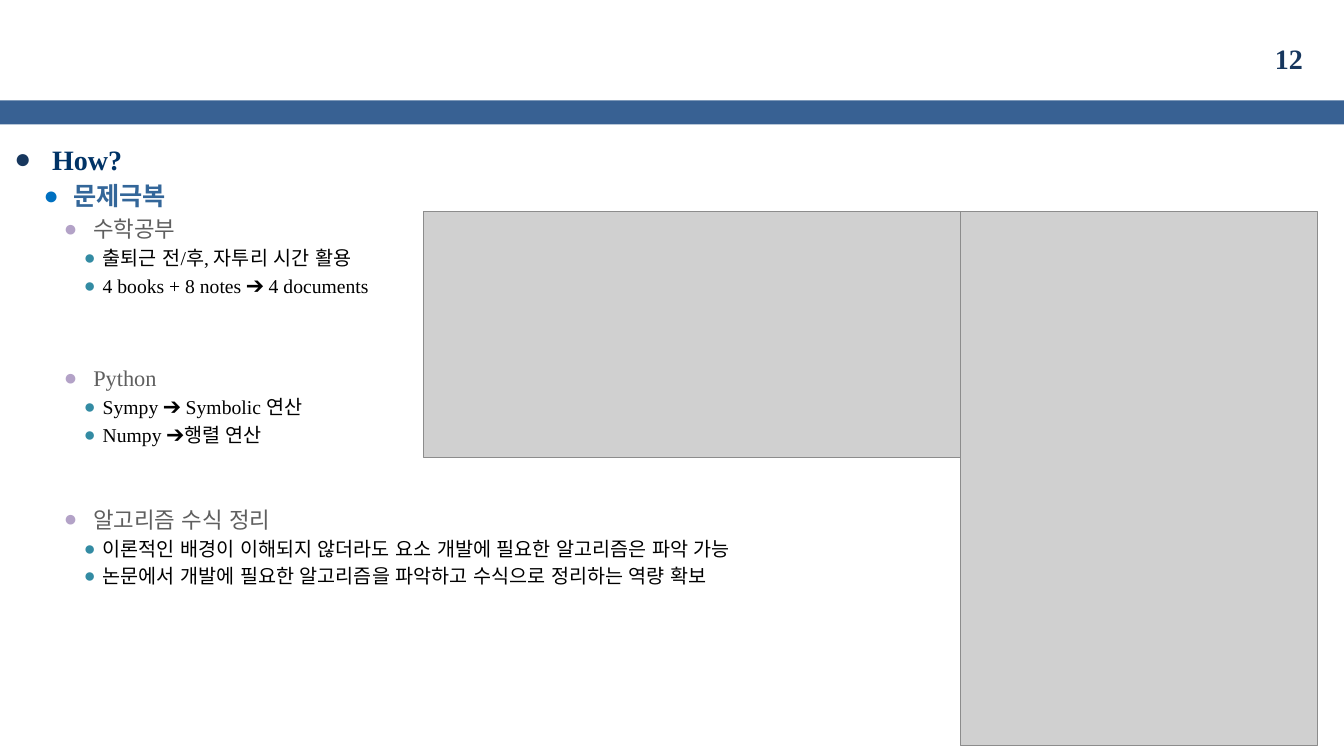
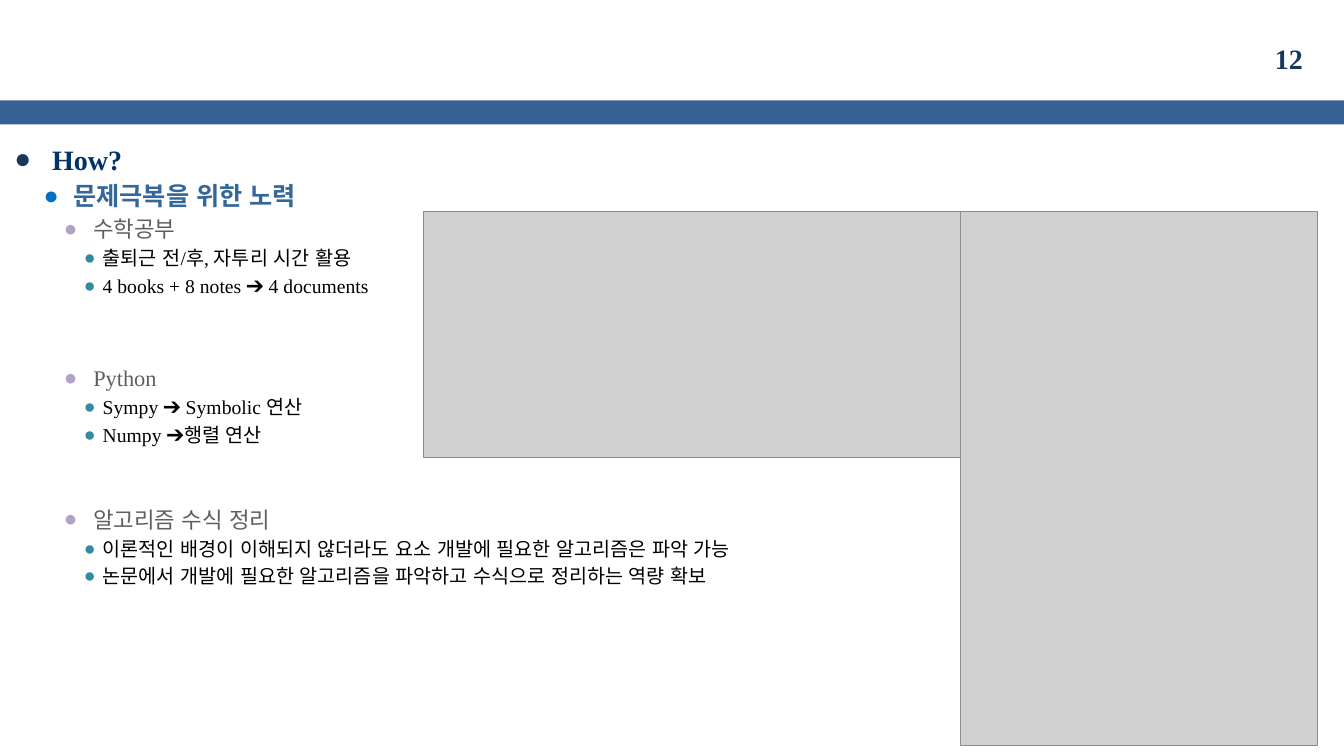
Before and after one commit to kms0523/Study, a slide deck: slide 12 of 발표자료/성과발표(중간).pptx. Drawn at 1344x756 pixels with LibreOffice and Linux fonts; fonts in the diff are those of the drawing; grey boxes stand for pictures; background and template pictures are left out. Boxes give left, top, right and bottom in pixels: in the first picture for what was removed or moved away, otherwise in the second. Text is boxed around its words. In the diff, an @@ line names an element or a change of style, - is before the commit and + after.

```diff
--- a/발표자료/성과발표(중간).pptx
+++ b/발표자료/성과발표(중간).pptx
@@ text at box(73, 184, 296, 208): text changed @@
-  ● 문제극복
+  ● 문제극복을 위한 노력
```
Also in this commit, not shown: 2 other slides changed, 1 slide added.
